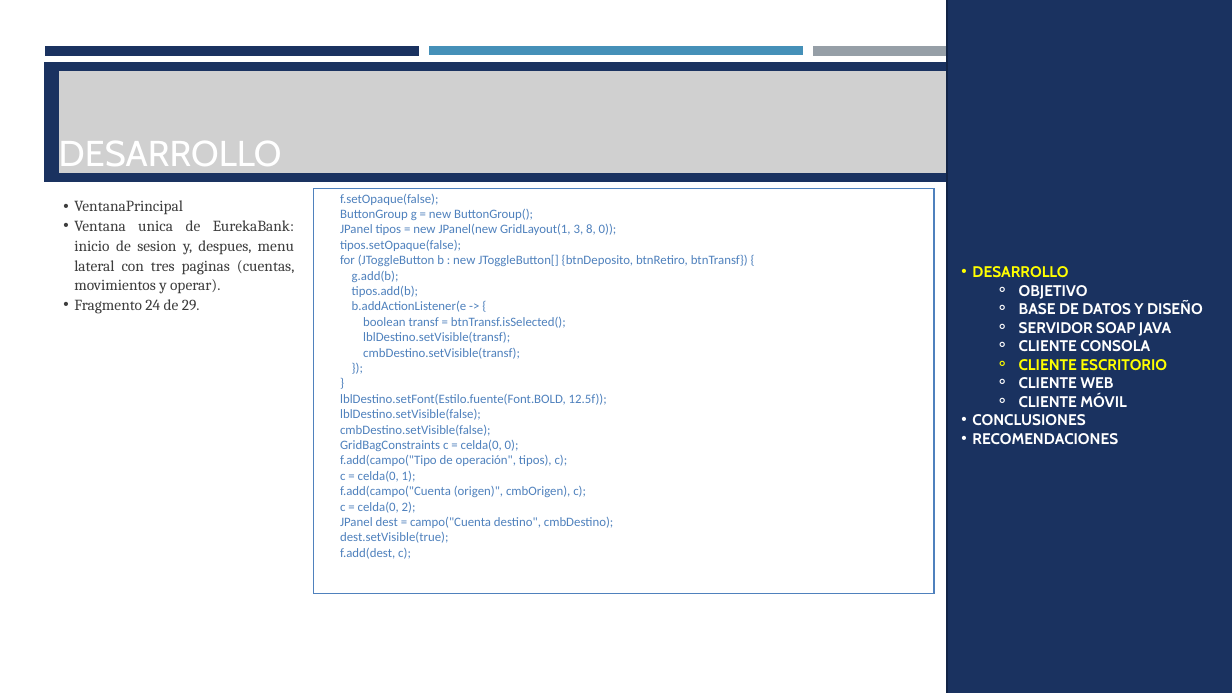
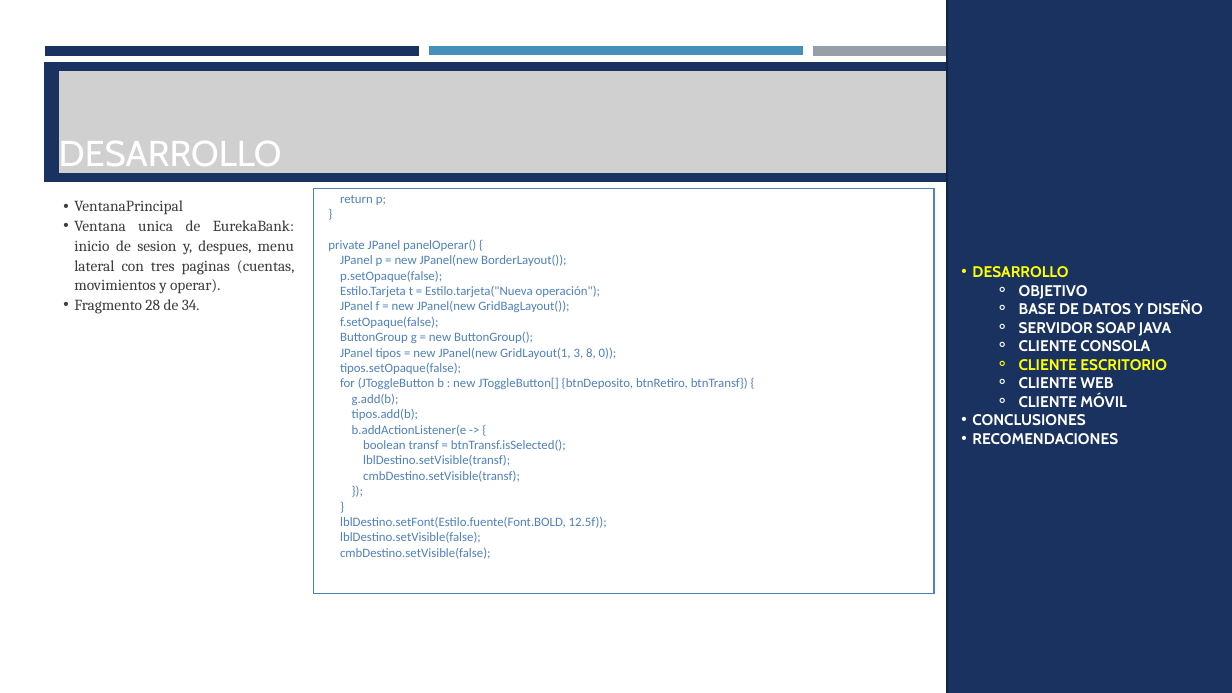
Before and after one commit to ldmoran/PAO202651_ARQSOFT_NRC36883, a slide deck: slide 100 of P1/TG1.1. PAO202651_SOAP_JAVA_EUREKABANK_NRC_36883_GR07/04. DOCUMENTACION/PRESENTACION TG1.1 EurekaBank SOAP Java con BDD LOCAL GR07.pptx (slide 96 before the commit). Drawn at 1232x693 pixels with LibreOffice and Linux fonts; fonts in the diff are those of the drawing; grey boxes stand for pictures. Boxes give left, top, right and bottom in pixels: in the first picture for what was removed or moved away, otherwise in the second. Text is boxed around its words. In the diff, an @@ line names an element or a change of style, - is before the commit and + after.

Commit message:
EurekaBank: login unificado (foto de Monster, campos con icono, boton azul) en escritorio, web y movil de TG1.1 y TG1.2; capturas y presentaciones actualizadas

```diff
--- a/P1/TG1.1. PAO202651_SOAP_JAVA_EUREKABANK_NRC_36883_GR07/04. DOCUMENTACION/PRESENTACION TG1.1 EurekaBank SOAP Java con BDD LOCAL GR07.pptx
+++ b/P1/TG1.1. PAO202651_SOAP_JAVA_EUREKABANK_NRC_36883_GR07/04. DOCUMENTACION/PRESENTACION TG1.1 EurekaBank SOAP Java con BDD LOCAL GR07.pptx
@@ text at (328,195,601,312): paragraphs added @@
+return p;
+}
+private JPanel panelOperar() {
+JPanel p = new JPanel(new BorderLayout());
+p.setOpaque(false);
+Estilo.Tarjeta t = Estilo.tarjeta("Nueva operación");
+JPanel f = new JPanel(new GridBagLayout());
@@ text at (74,299,200,314): text changed @@
-  • Fragmento 24 de 29.
+  • Fragmento 28 de 34.
@@ text at (340,440,613,559): paragraphs removed @@
-GridBagConstraints c = celda(0, 0);
-f.add(campo("Tipo de operación", tipos), c);
-c = celda(0, 1);
-f.add(campo("Cuenta (origen)", cmbOrigen), c);
-c = celda(0, 2);
-JPanel dest = campo("Cuenta destino", cmbDestino);
-dest.setVisible(true);
-f.add(dest, c);
```
Also in this commit, not shown: 28 other slides changed, 5 slides added, 33 other files.
